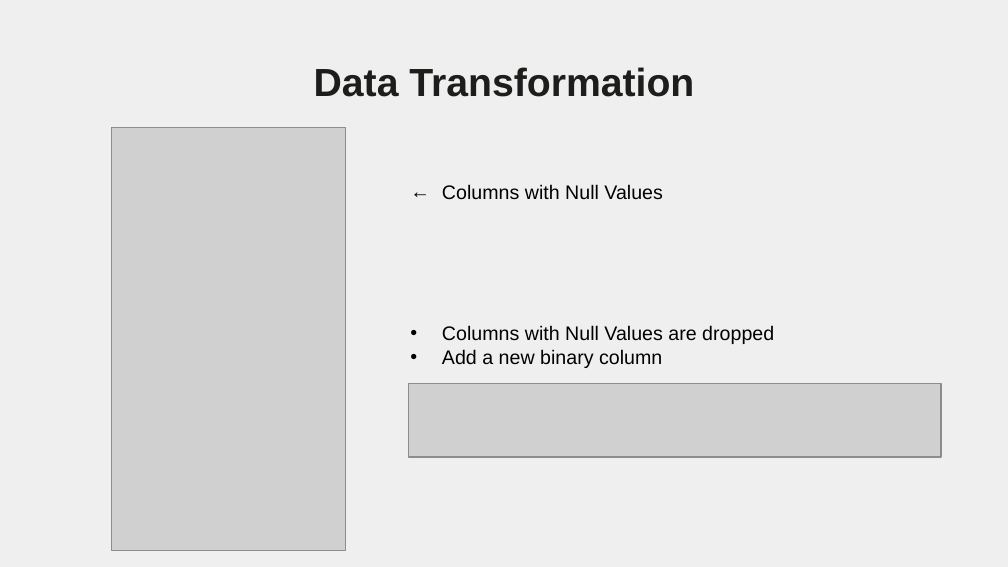
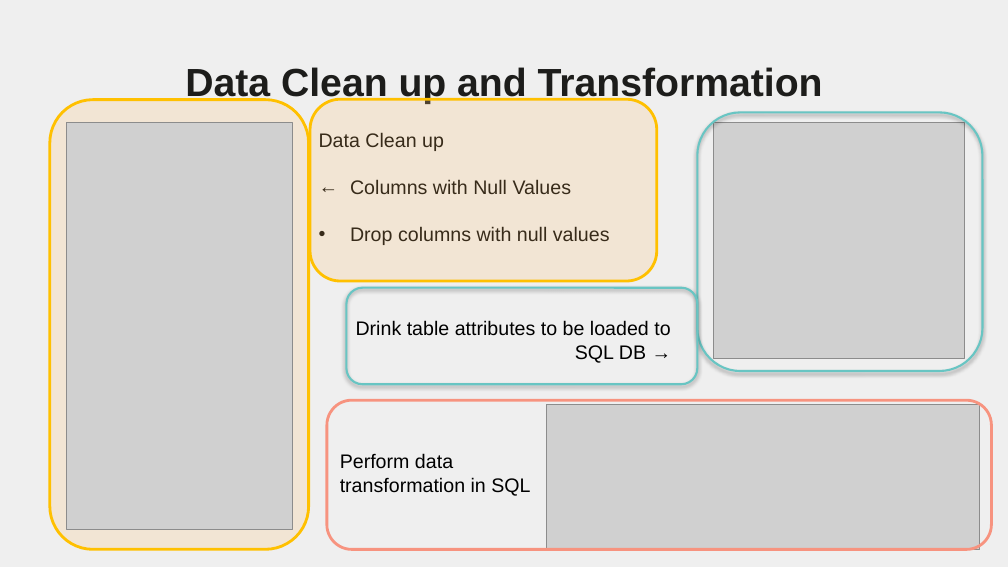
Before and after one commit to mmoran90/ADS507, a slide deck: slide 3 of Drinks Catalog.pptx (slide 4 before the commit). Drawn at 1008x567 pixels with LibreOffice and Linux fonts; fonts in the diff are those of the drawing; grey boxes stand for pictures. Boxes give left, top, right and bottom in pixels: in the first picture for what was removed or moved away, otherwise in the second. Text is boxed around its words. In the diff, an @@ line names an element or a change of style, - is before the commit and + after.

Commit message:
Update ppt

```diff
--- a/Drinks Catalog.pptx
+++ b/Drinks Catalog.pptx
@@ title at box(185, 67, 823, 104): text changed @@
-Data Transformation
+Data Clean up and Transformation
@@ rounded rectangle added at box(49, 100, 308, 549), fill #FFC577 at 22% opacity, outline #FFC000 2 pt @@
@@ rounded rectangle added at box(310, 99, 657, 280), fill #FFC577 at 22% opacity, outline #FFC000 2 pt @@
@@ rounded rectangle added at box(698, 113, 983, 372), outline #68C5C3 1.5 pt @@
@@ picture: place and size @@
-picture at box(111, 128, 346, 551)
+picture at box(67, 123, 292, 530)
@@ text "Data Clean up": place and size @@
-text "Data Clean up" at box(442, 184, 774, 368)
+text "Data Clean up" at box(319, 132, 670, 363)
@@ text at box(319, 132, 444, 151): paragraph added @@
+Data Clean up
@@ picture added at box(714, 123, 965, 359) @@
@@ text at box(350, 226, 670, 363): text changed @@
-• Columns with Null Values are dropped
-• Add a new binary column
+    • Drop columns with null values
+    Drink table attributes to be loaded to SQL DB →
@@ rounded rectangle added at box(347, 287, 698, 384), outline #68C5C3 1.5 pt @@
@@ picture removed at box(409, 384, 941, 458) @@
@@ rounded rectangle added at box(327, 400, 991, 549), outline #F7937F 2 pt @@
@@ picture added at box(546, 404, 980, 549) @@
@@ text added at box(340, 453, 530, 496), 14 pt, text #000000 @@
+Perform data transformation in SQL
```
Also in this commit, not shown: 2 other slides changed, 33 slides removed.
